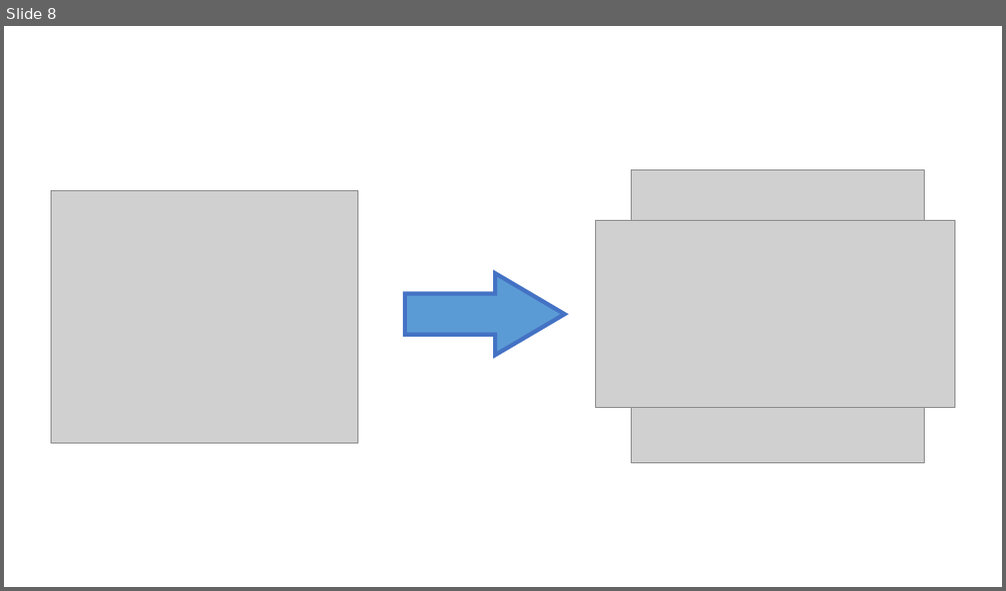
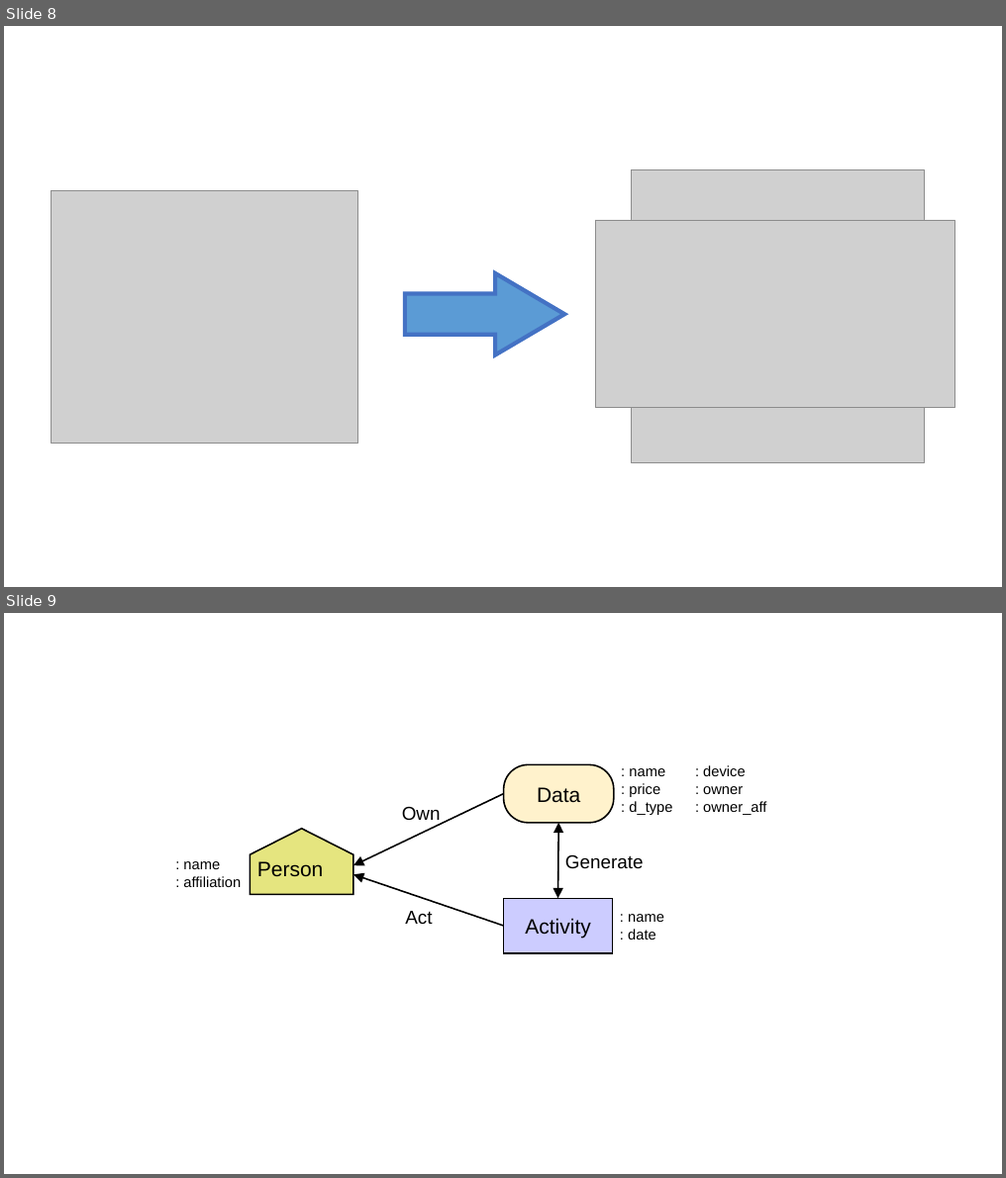
Before and after one commit to YYuJeong/Provenance-Data-Management-System, a slide deck: 그래프모델링.pptx. Shown one above the other, each under a label of ours: slide 8 before the commit, slides 8 and 9 after it. The pictures are 1006x591 and 1006x1178 pixels, drawn with LibreOffice and Linux fonts; fonts in the diff are those of the drawing; grey boxes stand for pictures. Boxes give left, top, right and bottom in pixels: in the first picture for what was removed or moved away, otherwise in the second. Text is boxed around its words. In the diff, an @@ line names an element or a change of style, - is before the commit and + after.

```diff
--- a/그래프모델링.pptx
+++ b/그래프모델링.pptx
@@ slide 9 added at bbox=[4, 613, 1002, 1174], background #FFFFFF @@
@@ rounded rectangle added at bbox=[504, 765, 614, 823], fill #FFF2CC, outline #000000 1.5 pt, 20 pt, text #000000 @@
+Data
@@ text added at bbox=[629, 768, 672, 815], 14 pt, text #000000 @@
+: name
+: price
+: d_type
@@ text added at bbox=[703, 765, 766, 815], 14 pt, text #000000 @@
+: device
+: owner
+: owner_aff
@@ arrow added from (504, 794) to (353, 866), #000000 1.5 pt @@
@@ text added at bbox=[402, 807, 441, 825], 18 pt, text #000000 @@
+Own
@@ pentagon arrow added at bbox=[251, 829, 353, 894], fill #E5E57F, outline #000000 1.5 pt, 20 pt, text #000000 @@
+Person
@@ double arrow added from (558, 823) to (558, 898), #000000 1.5 pt @@
@@ text added at bbox=[183, 861, 241, 887], 14 pt, text #000000 @@
+: name
+: affiliation
@@ arrow added from (504, 926) to (353, 875), #000000 1.5 pt @@
@@ text added at bbox=[565, 855, 644, 869], 18 pt, text #000000 @@
+Generate
@@ rectangle added at bbox=[504, 898, 613, 953], fill #CCCCFF, outline #000000 1.5 pt, 20 pt, text #000000 @@
+Activity
@@ text added at bbox=[405, 911, 432, 924], 18 pt, text #000000 @@
+Act
@@ text added at bbox=[628, 914, 664, 940], 14 pt, text #000000 @@
+: name
+: date
```
Also in this commit, not shown: 4 other slides added.
